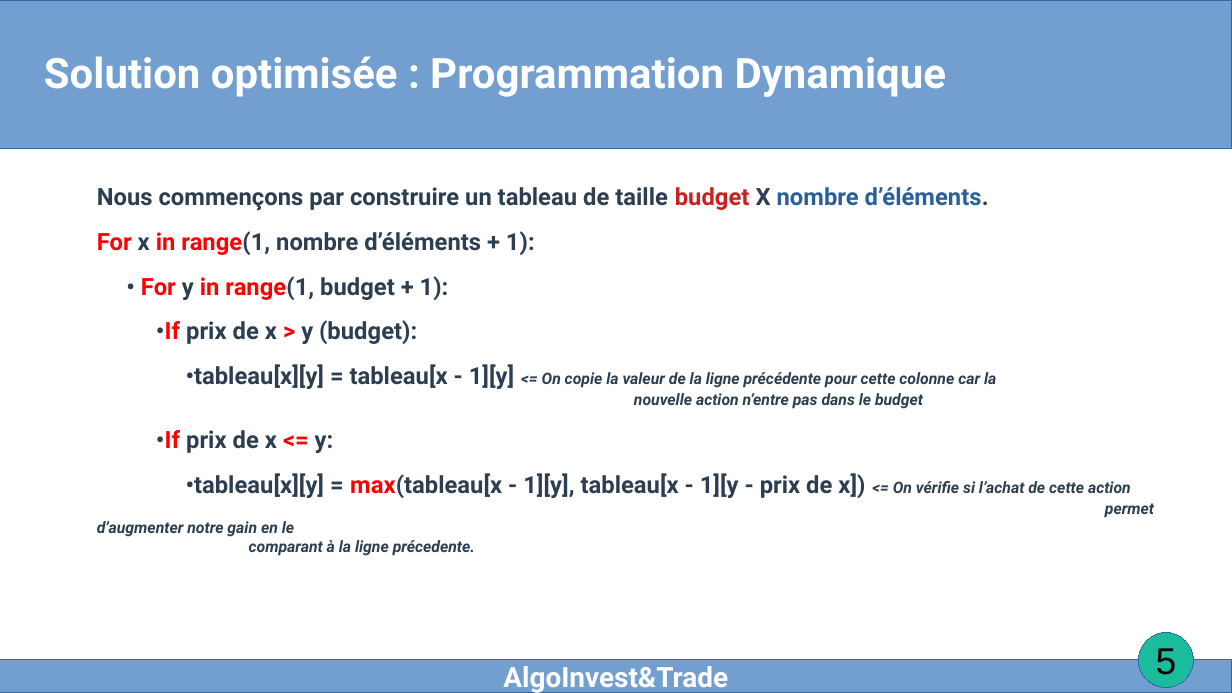
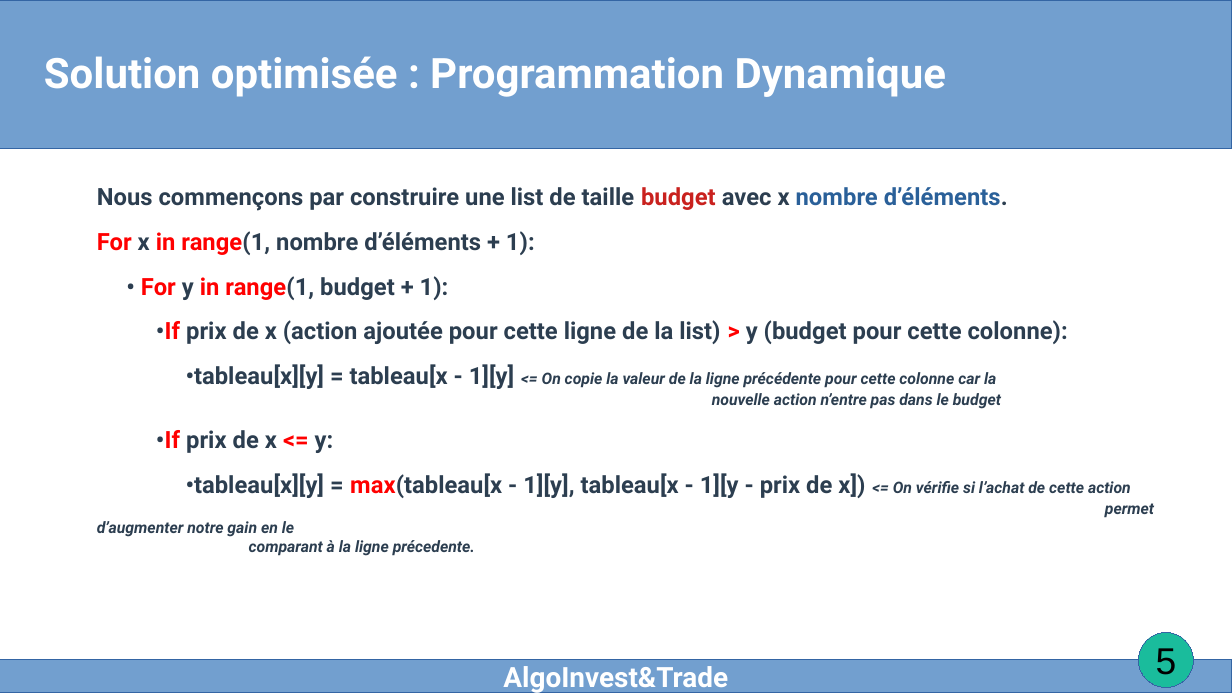
Before and after one commit to AdrienB-OC/Project-7-Problem-Solving-with-Algorithms, a slide deck: slide 5 of P7.odp. Drawn at 1232x693 pixels with LibreOffice and Linux fonts; fonts in the diff are those of the drawing. Boxes give left, top, right and bottom in pixels: in the first picture for what was removed or moved away, otherwise in the second. Text is boxed around its words. In the diff, an @@ line names an element or a change of style, - is before the commit and + after.

```diff
--- a/P7.odp
+++ b/P7.odp
@@ text at box(97, 187, 1008, 210): text changed @@
-Nous commençons par construire un tableau de taille budget X nombre d’éléments.
+Nous commençons par construire une list de taille budget avec x nombre d’éléments.
@@ text at box(156, 320, 1068, 344): text changed @@
-•If prix de x > y (budget):
+•If prix de x (action ajoutée pour cette ligne de la list) > y (budget pour cette colonne):
```
Also in this commit, not shown: 6 other slides changed, 1 slide added.
